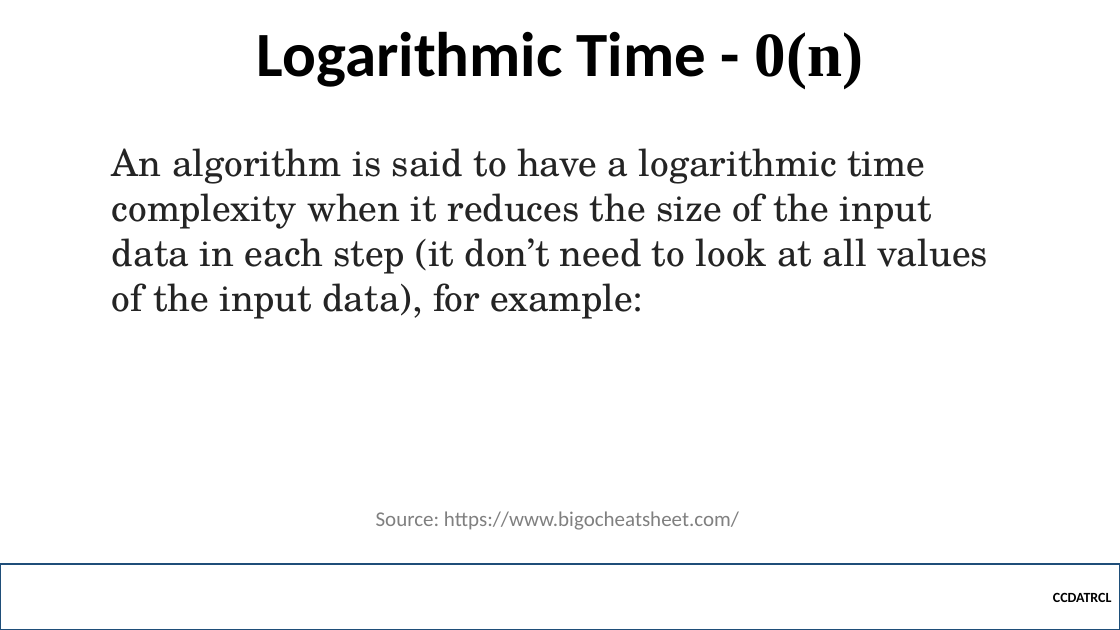
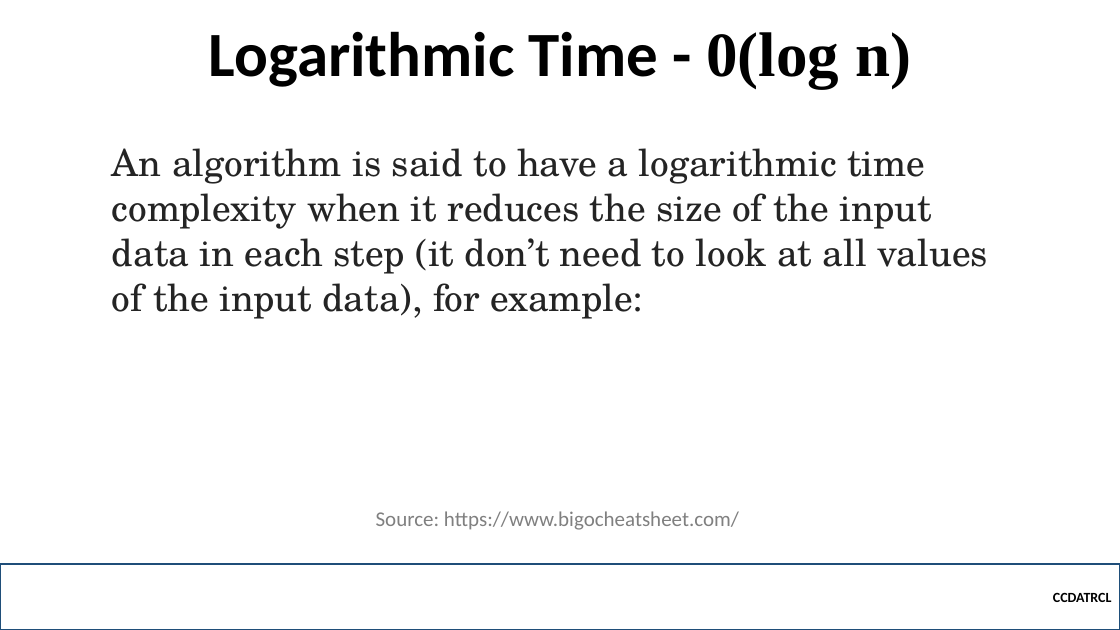
Before and after one commit to robitussin/CCDATRCL, a slide deck: slide 11 of 5 - Sorting Algorithms/Computational Complexity.pptx. Drawn at 1120x630 pixels with LibreOffice and Linux fonts; fonts in the diff are those of the drawing; background and template pictures are left out. Boxes give left, top, right and bottom in pixels: in the first picture for what was removed or moved away, otherwise in the second. Text is boxed around its words. In the diff, an @@ line names an element or a change of style, - is before the commit and + after.

```diff
--- a/5 - Sorting Algorithms/Computational Complexity.pptx
+++ b/5 - Sorting Algorithms/Computational Complexity.pptx
@@ title at box(209, 31, 911, 89): text changed @@
-Logarithmic Time - 0(n)
+Logarithmic Time - 0(log n)
```
Also in this commit, not shown: 1 other slide changed, 2 other files.
